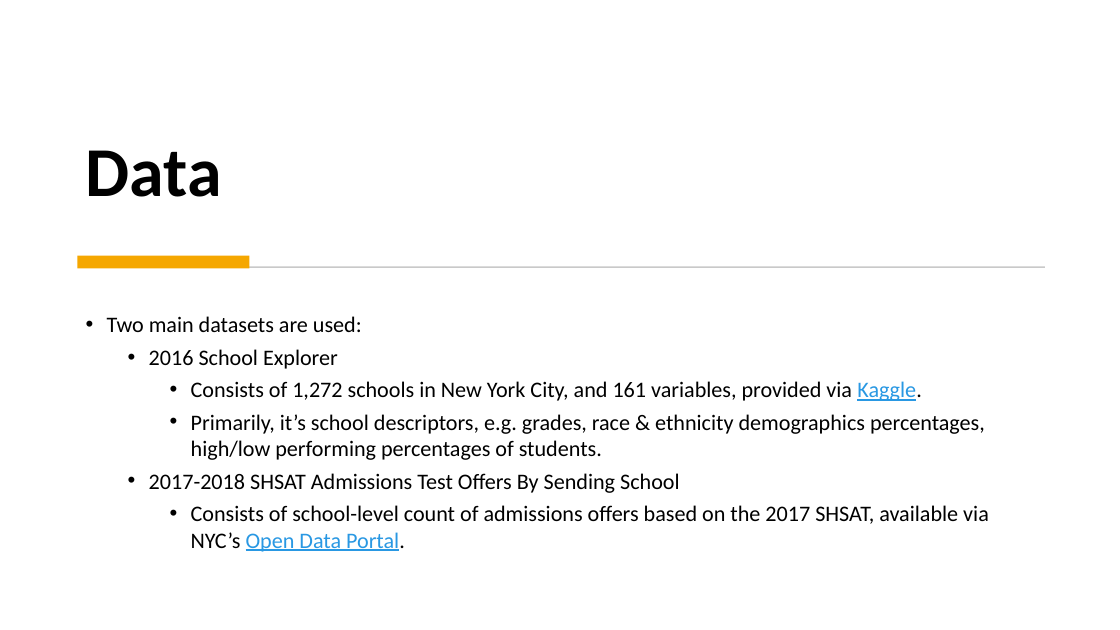
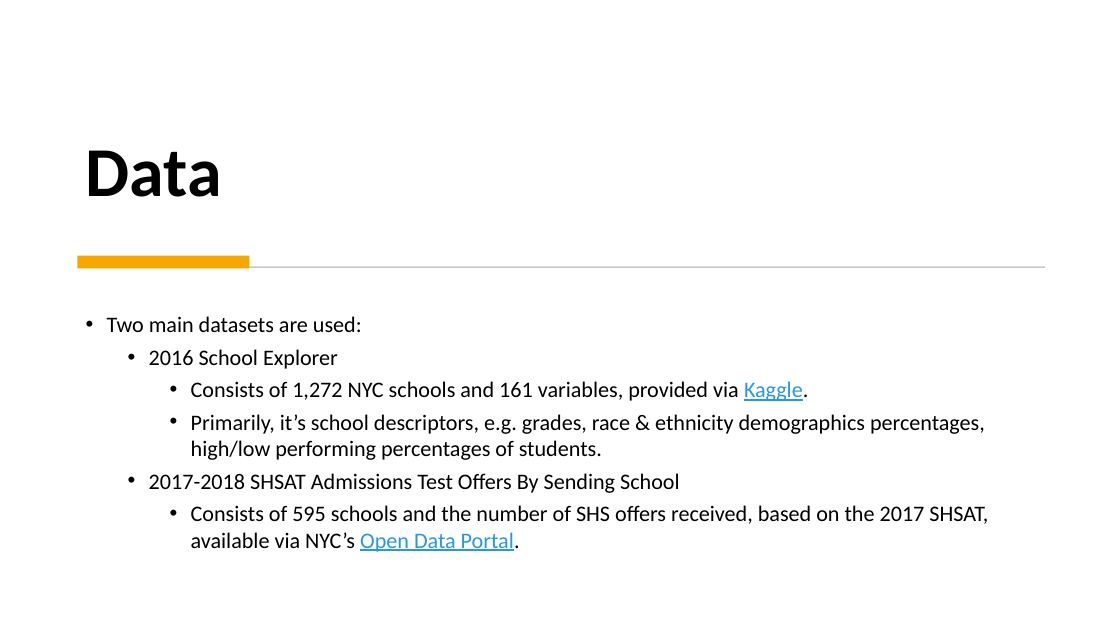
Before and after one commit to dj-m/CapstoneTwo, a slide deck: slide 4 of reports/submission/Capstone_Final_Presentation.pptx. Drawn at 1120x630 pixels with LibreOffice and Linux fonts; fonts in the diff are those of the drawing. Boxes give left, top, right and bottom in pixels: in the first picture for what was removed or moved away, otherwise in the second. Text is boxed around its words. In the diff, an @@ line names an element or a change of style, - is before the commit and + after.

```diff
--- a/reports/submission/Capstone_Final_Presentation.pptx
+++ b/reports/submission/Capstone_Final_Presentation.pptx
@@ text at bbox=[191, 381, 808, 401]: text changed @@
-    • Consists of 1,272 schools in New York City, and 161 variables, provided via Kaggle.
+    • Consists of 1,272 NYC schools and 161 variables, provided via Kaggle.
@@ text at bbox=[191, 505, 988, 552]: text changed @@
-    • Consists of school-level count of admissions offers based on the 2017 SHSAT, available via NYC’s Open Data Portal.
+    • Consists of 595 schools and the number of SHS offers received, based on the 2017 SHSAT, available via NYC’s Open Data Portal.
```
Also in this commit, not shown: 15 other slides changed, 5 slides added, 1 slide removed.
